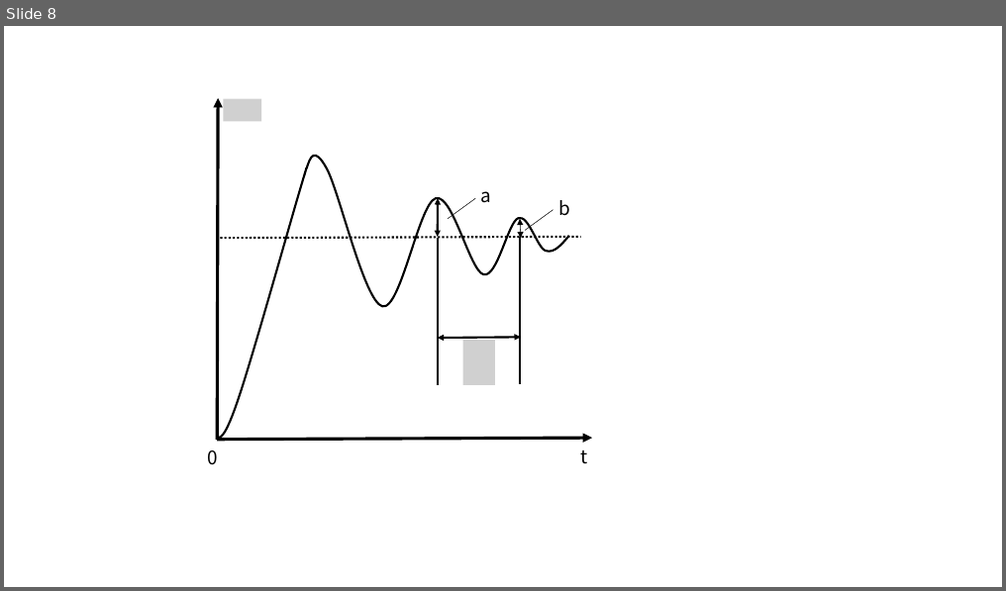
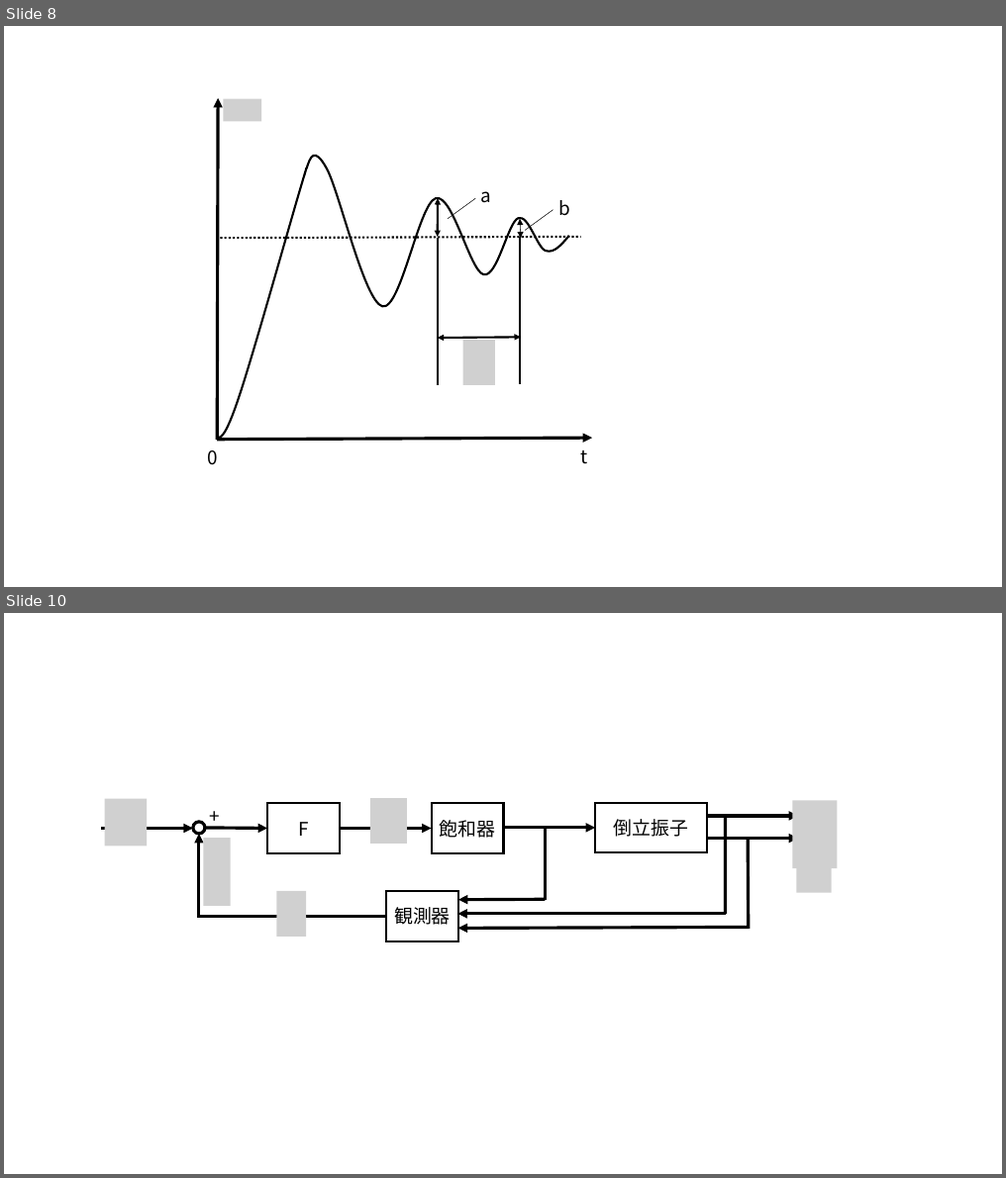
Before and after one commit to rywyr/PTEX, a slide deck: PTEX/gazo/pendulum.pptx. Shown one above the other, each under a label of ours: slide 8 before the commit, slides 8 and 10 after it; the slides between them are not shown. The pictures are 1006x591 and 1006x1178 pixels, drawn with LibreOffice and Linux fonts; fonts in the diff are those of the drawing; grey boxes stand for pictures. Boxes give left, top, right and bottom in pixels: in the first picture for what was removed or moved away, otherwise in the second. Text is boxed around its words. In the diff, an @@ line names an element or a change of style, - is before the commit and + after.

```diff
--- a/PTEX/gazo/pendulum.pptx
+++ b/PTEX/gazo/pendulum.pptx
@@ slide 10 added at box(4, 613, 1002, 1174), background #FFFFFF @@
@@ picture added at box(104, 799, 147, 846) @@
@@ text added at box(209, 805, 223, 851), 18 pt, text #000000 @@
++
@@ rectangle added at box(267, 803, 340, 854), fill #FFFFFF, outline #000000 2 pt, 18 pt, text #000000 @@
+F
@@ picture added at box(370, 798, 407, 844) @@
@@ rectangle added at box(432, 803, 503, 854), fill #FFFFFF, outline #000000 2 pt, 18 pt, text #000000 @@
+飽和器
@@ rectangle added at box(595, 802, 707, 853), fill #FFFFFF, outline #000000 2 pt, 18 pt, text #000000 @@
+倒立振子
@@ arrow added from (707, 816) to (798, 816), #000000 3 pt @@
@@ line added from (726, 816) to (726, 914), #000000 3 pt @@
@@ picture added at box(792, 801, 838, 869) @@
@@ arrow added from (101, 829) to (193, 829), #000000 3 pt @@
@@ ellipse added at box(193, 822, 205, 834), fill #FFFFFF, outline #000000 3 pt @@
@@ arrow added from (199, 918) to (199, 834), #000000 3 pt @@
@@ picture added at box(203, 839, 230, 906) @@
@@ arrow added from (205, 828) to (267, 829), #000000 3 pt @@
@@ arrow added from (340, 829) to (432, 829), #000000 3 pt @@
@@ arrow added from (503, 828) to (595, 828), #000000 3 pt @@
@@ line added from (546, 827) to (546, 900), #000000 3 pt @@
@@ arrow added from (707, 839) to (798, 839), #000000 3 pt @@
@@ line added from (748, 839) to (748, 929), #000000 3 pt @@
@@ picture added at box(797, 825, 832, 893) @@
@@ picture added at box(276, 891, 306, 937) @@
@@ rectangle added at box(386, 891, 458, 942), fill #FFFFFF, outline #000000 2 pt, 18 pt, text #000000 @@
+観測器
@@ arrow added from (546, 900) to (458, 900), #000000 3 pt @@
@@ line added from (199, 916) to (386, 916), #000000 3 pt @@
@@ arrow added from (726, 914) to (457, 914), #000000 3 pt @@
@@ arrow added from (748, 928) to (458, 928), #000000 3 pt @@
```
Also in this commit, not shown: 1 slide changed, 3 other slides added, 2 other files.
